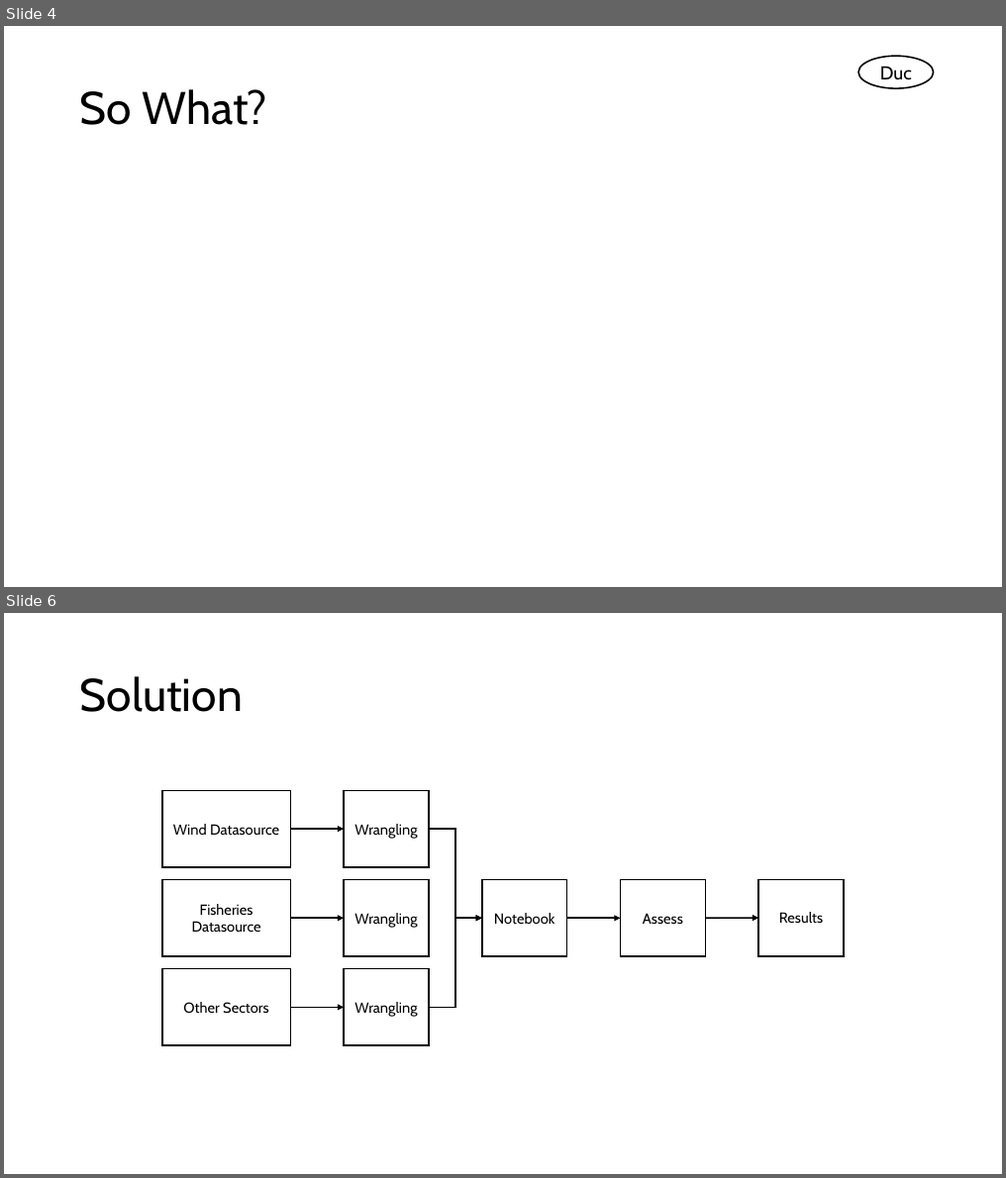
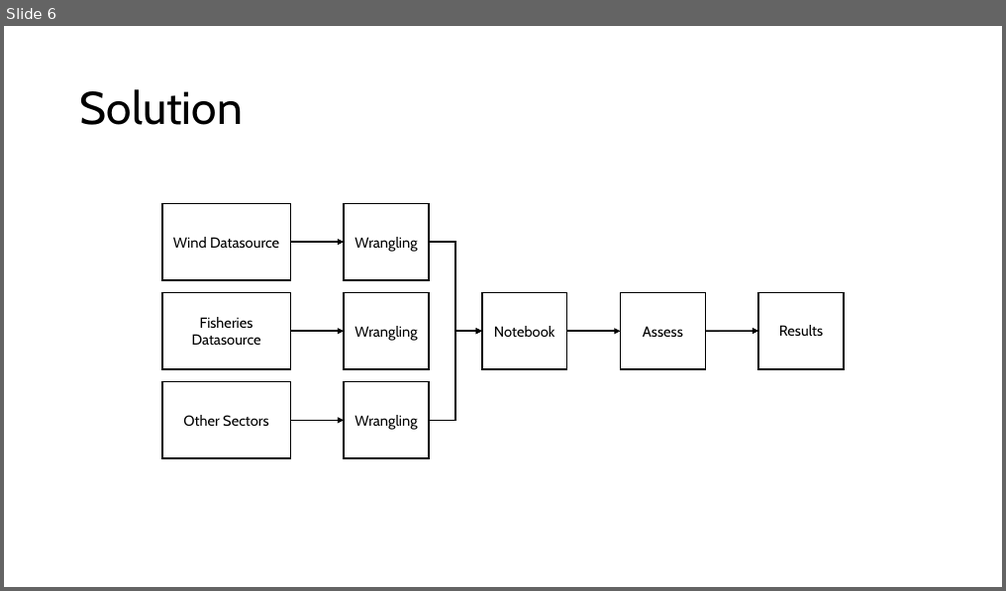
Before and after one commit to Duc1e/Wind-Turbine-Project-GEOG563, a slide deck: Documents/May Presentation.pptx. Shown one above the other, each under a label of ours: slides 4 and 6 before the commit, slide 6 after it; the slides between them are not shown. The pictures are 1006x1178 and 1006x591 pixels, drawn with LibreOffice and Linux fonts; fonts in the diff are those of the drawing. Boxes give left, top, right and bottom in pixels: in the first picture for what was removed or moved away, otherwise in the second. Text is boxed around its words. In the diff, an @@ line names an element or a change of style, - is before the commit and + after.

```diff
--- a/Documents/May Presentation.pptx
+++ b/Documents/May Presentation.pptx
@@ slide 4 removed at box(4, 26, 1002, 587), background #FFFFFF @@
@@ ellipse removed at box(859, 56, 934, 89) @@
-Duc
@@ title removed at box(80, 89, 267, 125) @@
-So What?
```
Also in this commit, not shown: 2 slides changed, 4 slides added, 3 other slides removed.
